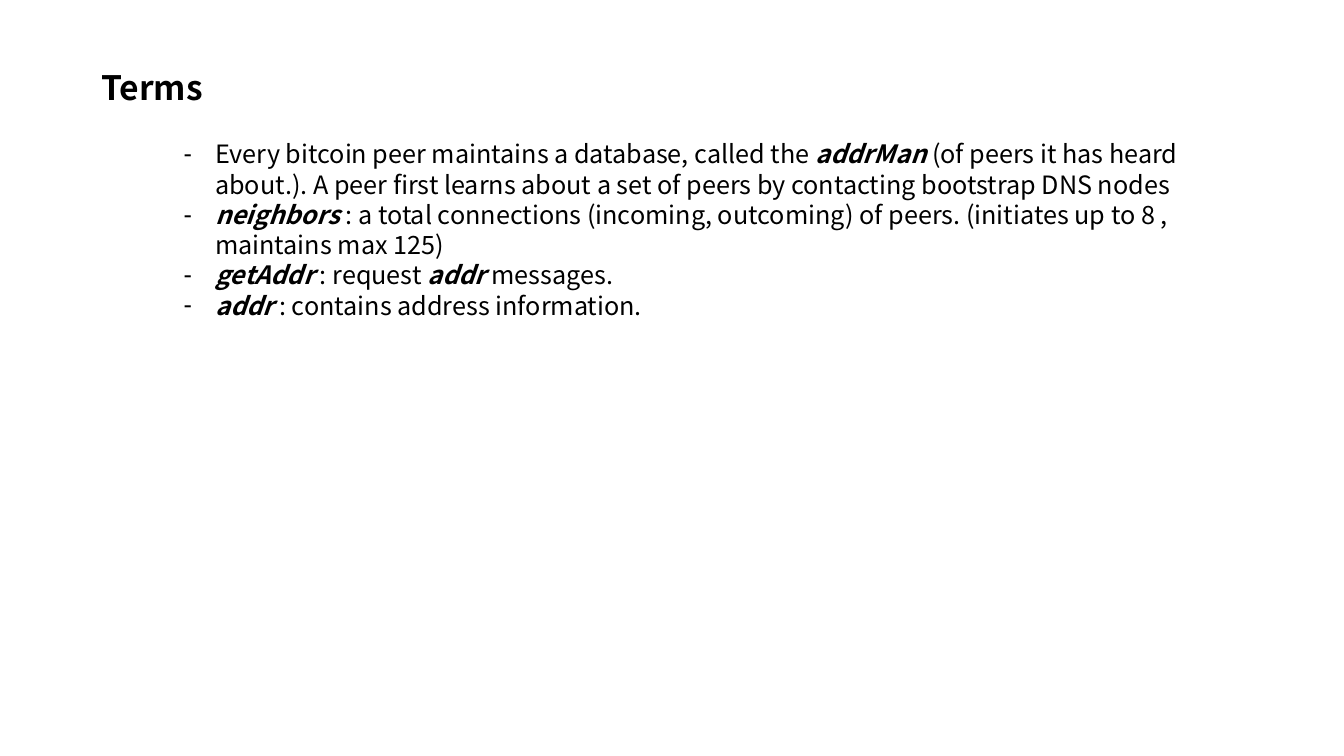
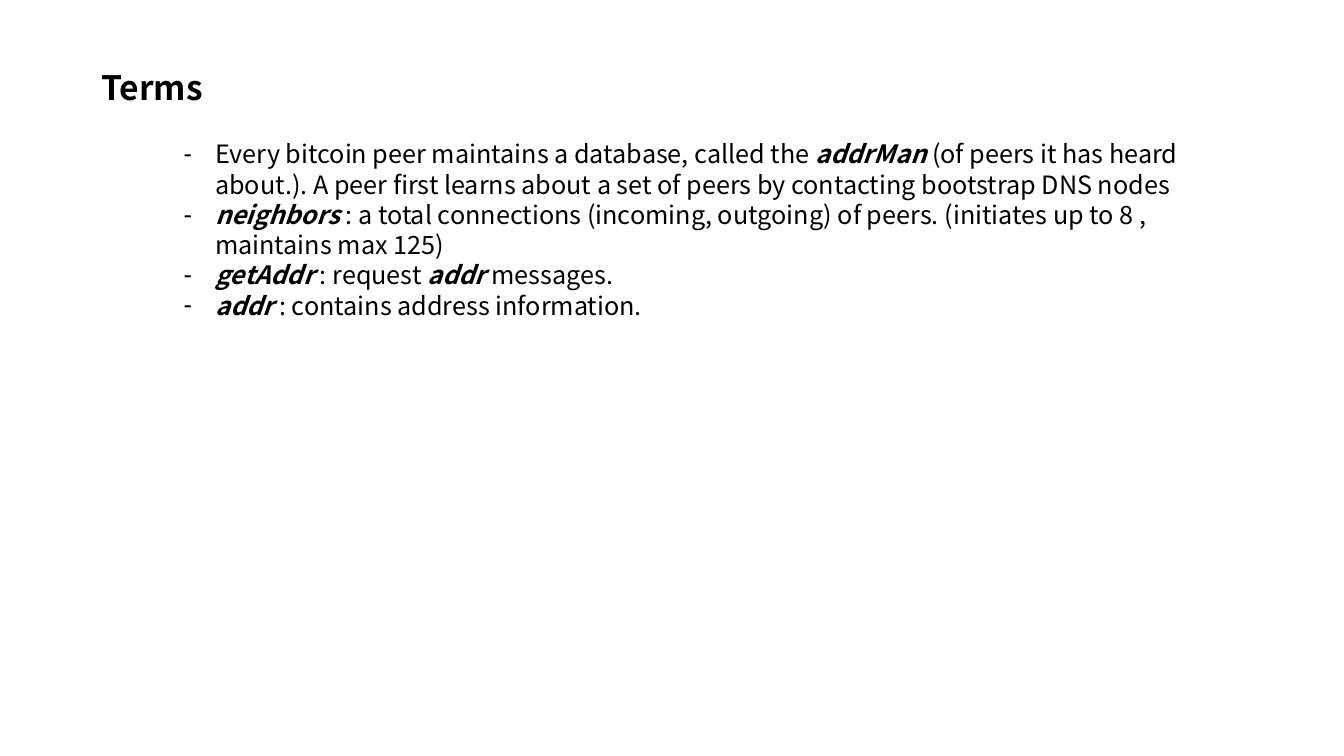
Before and after one commit to FelixSeol/paper, a slide deck: slide 4 of discovering/Discovering Bitcoin's Public topology.pptx. Drawn at 1344x756 pixels with LibreOffice and Linux fonts; fonts in the diff are those of the drawing. Boxes give left, top, right and bottom in pixels: in the first picture for what was removed or moved away, otherwise in the second. Text is boxed around its words. In the diff, an @@ line names an element or a change of style, - is before the commit and + after.

```diff
--- a/discovering/Discovering Bitcoin's Public topology.pptx
+++ b/discovering/Discovering Bitcoin's Public topology.pptx
@@ text at bbox=[215, 197, 1134, 259]: text changed @@
-– neighbors : a total connections (incoming, outcoming) of peers. (initiates up to 8 , maintains max 125)
+– neighbors : a total connections (incoming, outgoing) of peers. (initiates up to 8 , maintains max 125)
```
Also in this commit, not shown: 2 other slides changed, 9 slides added, 1 slide removed.
